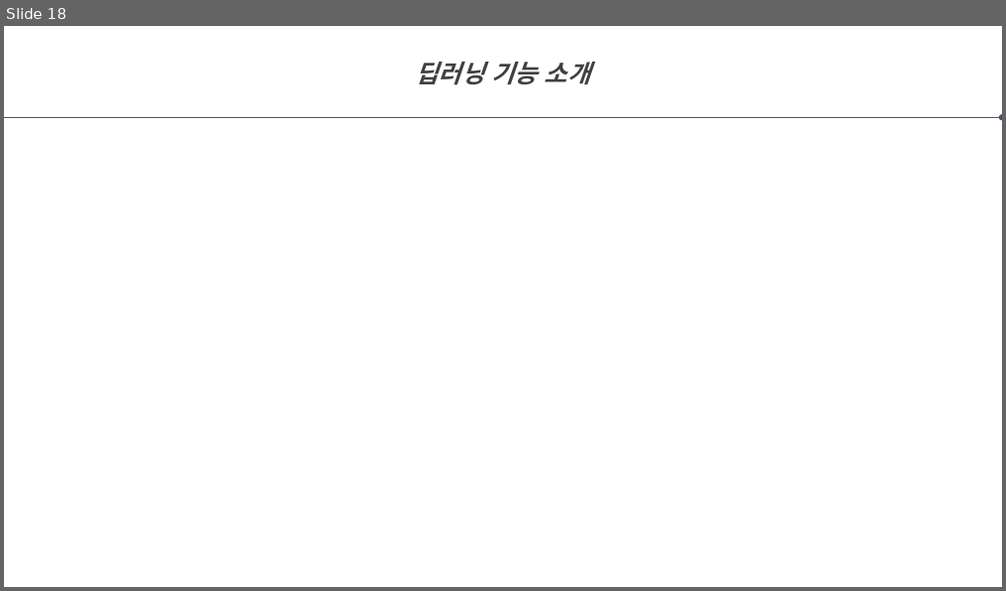
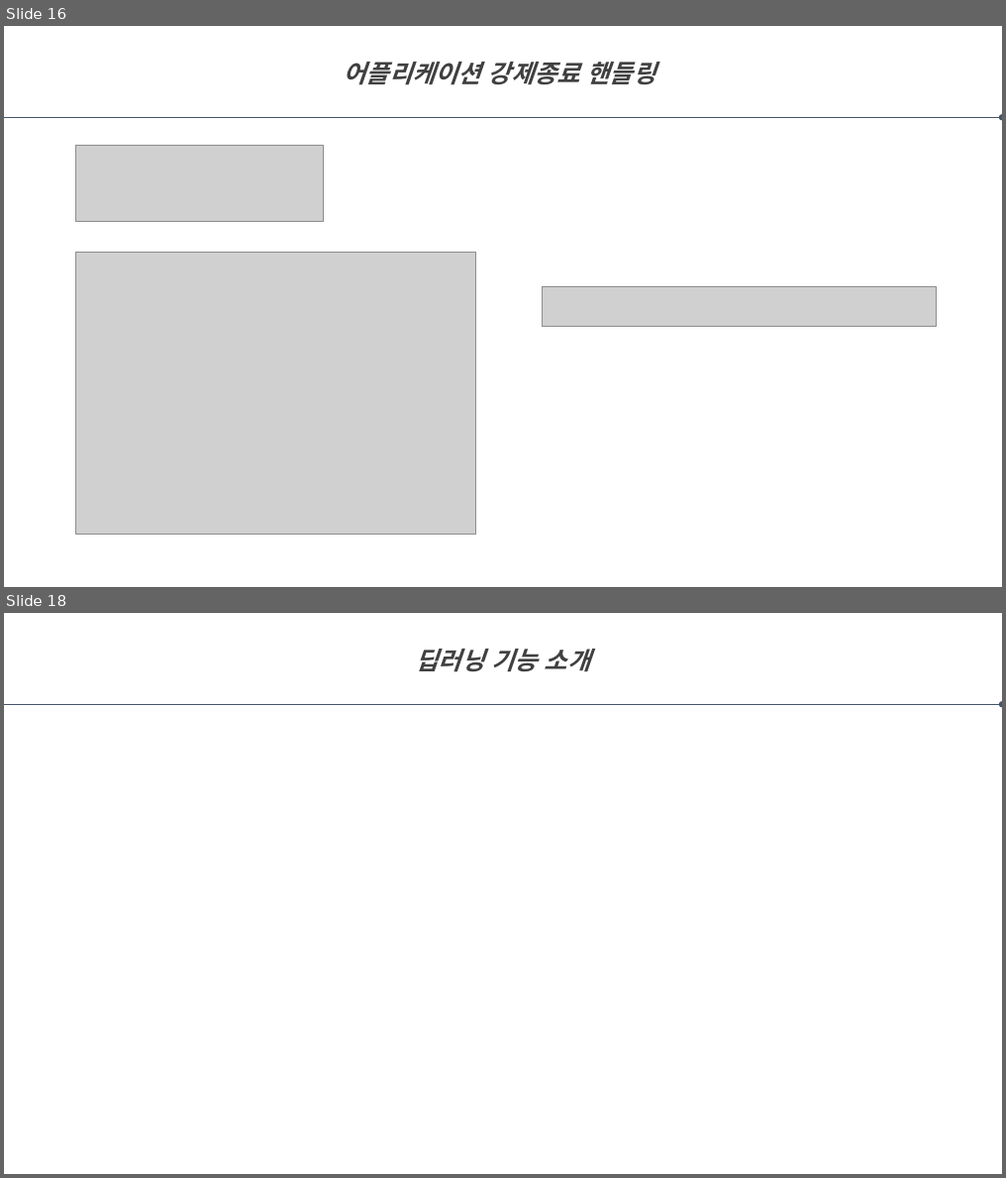
Before and after one commit to labory4302/SmartFarm, a slide deck: smartfarm.pptx. Shown one above the other, each under a label of ours: slide 18 before the commit, slides 16 and 18 after it; the slides between them are not shown. The pictures are 1006x591 and 1006x1178 pixels, drawn with LibreOffice and Linux fonts; fonts in the diff are those of the drawing; grey boxes stand for pictures. Boxes give left, top, right and bottom in pixels: in the first picture for what was removed or moved away, otherwise in the second. Text is boxed around its words. In the diff, an @@ line names an element or a change of style, - is before the commit and + after.

```diff
--- a/smartfarm.pptx
+++ b/smartfarm.pptx
@@ slide 16 added at [4, 26, 1002, 587], background #FFFFFF @@
@@ text added at [344, 62, 656, 85], 24 pt, text #404040, bold, italic @@
+어플리케이션 강제종료 핸들링
@@ arrow added from (4, 117) to (1002, 117), #44546A 0.5 pt @@
@@ picture added at [76, 145, 324, 221] @@
@@ picture added at [76, 253, 475, 534] @@
@@ picture added at [542, 287, 936, 326] @@
```
Also in this commit, not shown: 2 slides changed, 2 other slides added, 3 slides removed.
